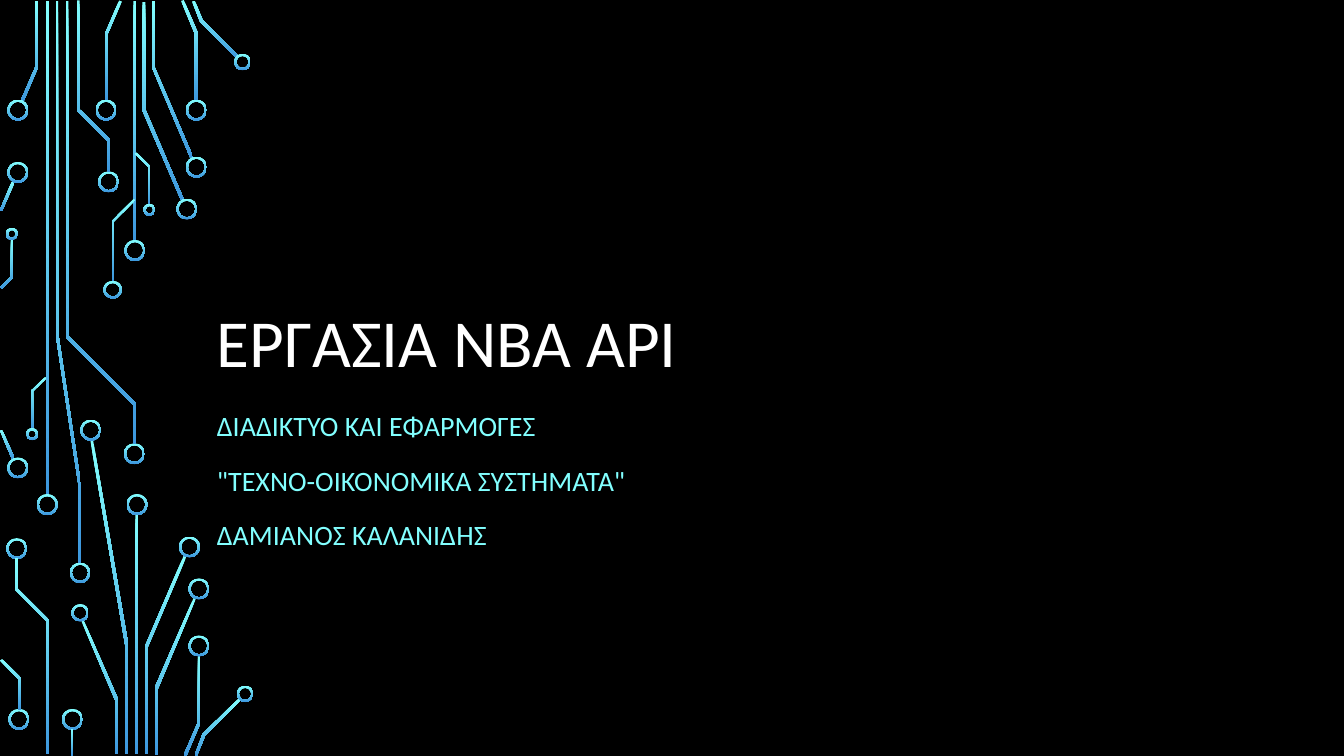
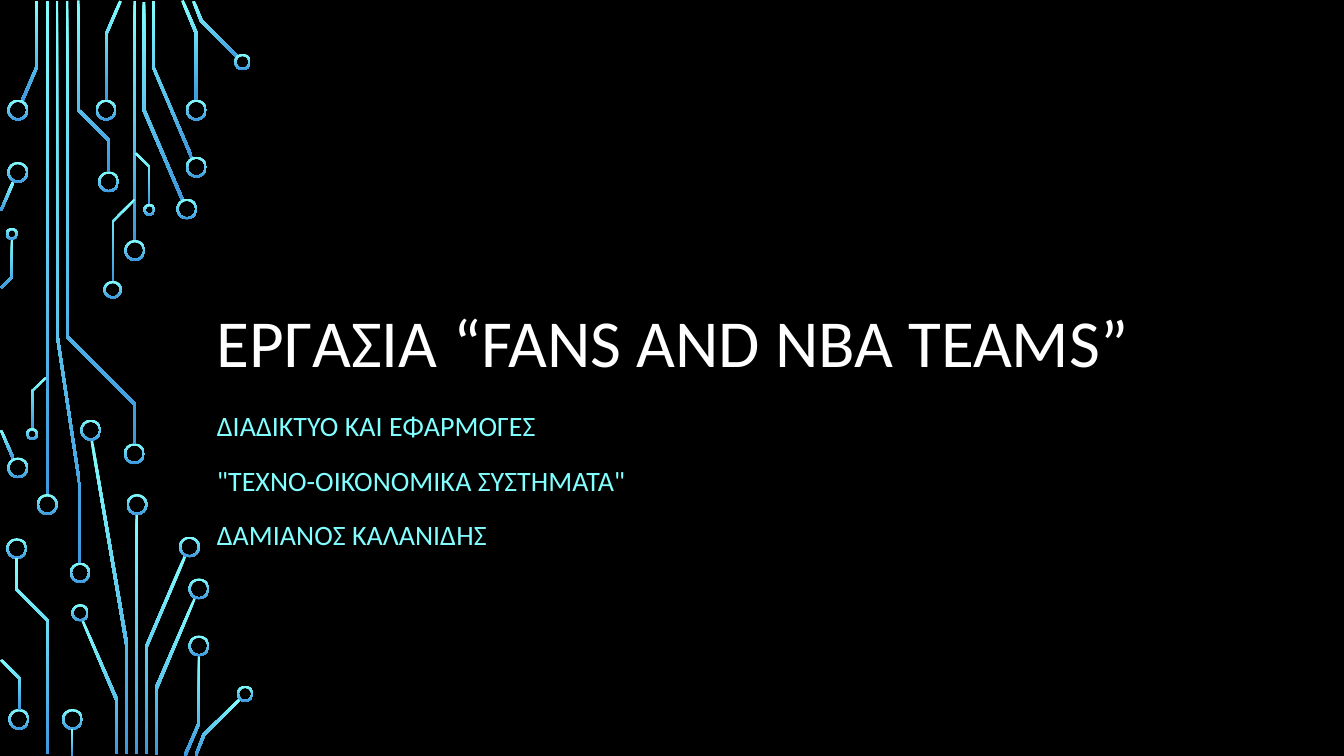
Before and after one commit to damkalan-ntua/damkalanfinalproject, a slide deck: slide 1 of docs/damkalan- Εργασια ΝΒΑ api.pptx. Drawn at 1344x756 pixels with LibreOffice and Linux fonts; fonts in the diff are those of the drawing; background and template pictures are left out. Boxes give left, top, right and bottom in pixels: in the first picture for what was removed or moved away, otherwise in the second. Text is boxed around its words. In the diff, an @@ line names an element or a change of style, - is before the commit and + after.

Commit message:
Presentation add slides

```diff
--- a/docs/damkalan- Εργασια ΝΒΑ api.pptx
+++ b/docs/damkalan- Εργασια ΝΒΑ api.pptx
@@ title at (x1=217, y1=318, x2=1128, y2=368): text changed @@
-ΕΡΓΑΣΙΑ NBA API
+ΕΡΓΑΣΙΑ “FANS AND NBA TEAMS”
```
Also in this commit, not shown: 1 other slide changed, 1 slide added.
